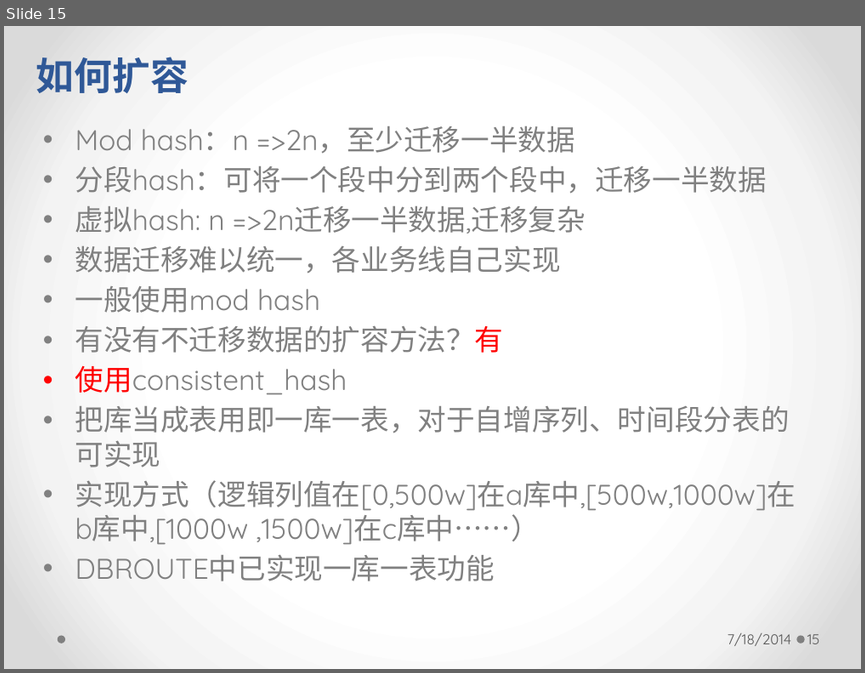
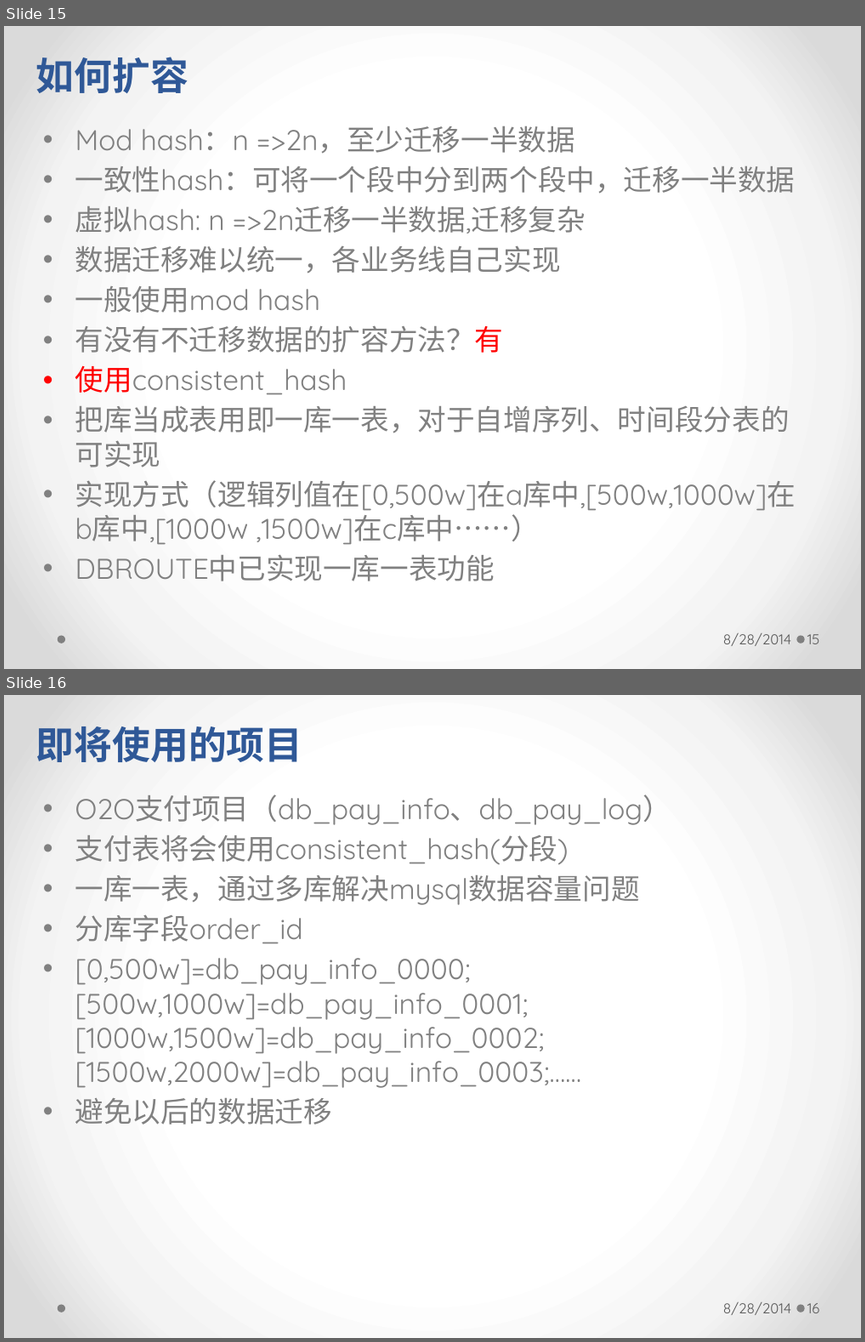
Before and after one commit to longhaisheng/dbroute, a slide deck: dbroute.pptx. Shown one above the other, each under a label of ours: slide 15 before the commit, slides 15 and 16 after it. The pictures are 865x673 and 865x1342 pixels, drawn with LibreOffice and Linux fonts; fonts in the diff are those of the drawing. Boxes give left, top, right and bottom in pixels: in the first picture for what was removed or moved away, otherwise in the second. Text is boxed around its words. In the diff, an @@ line names an element or a change of style, - is before the commit and + after.

```diff
--- a/dbroute.pptx
+++ b/dbroute.pptx
@@ slide 16 added at <box>4,695,861,1338</box>, background gradient #FFFFFF to #F4F4F4 to #DADADA; not listed: 2 template elements that a slide beside it also shows @@
@@ text added at <box>36,726,303,762</box>, 32 pt, text #2F5897, bold @@
+即将使用的项目
@@ text added at <box>75,794,671,1124</box>, 24 pt, text #808080 @@
+• O2O支付项目（db_pay_info、db_pay_log）
+• 支付表将会使用consistent_hash(分段)
+• 一库一表，通过多库解决mysql数据容量问题
+• 分库字段order_id
+• [0,500w]=db_pay_info_0000; [500w,1000w]=db_pay_info_0001; [1000w,1500w]=db_pay_info_0002; [1500w,2000w]=db_pay_info_0003;……
+• 避免以后的数据迁移
@@ text added at <box>723,1302,791,1315</box>, 12 pt, text #595959 @@
+8/28/2014
@@ page number added at <box>807,1303,820,1313</box>, 12 pt, text #595959 @@
+16
@@ slide 15 changed as well @@
@@ text at <box>75,165,795,193</box>: text changed @@
-• 分段hash：可将一个段中分到两个段中，迁移一半数据
+• 一致性hash：可将一个段中分到两个段中，迁移一半数据
@@ text at <box>723,633,791,646</box>: text changed @@
-7/18/2014
+8/28/2014
```
Also in this commit, not shown: 23 other slides changed, 2 other slides added.
